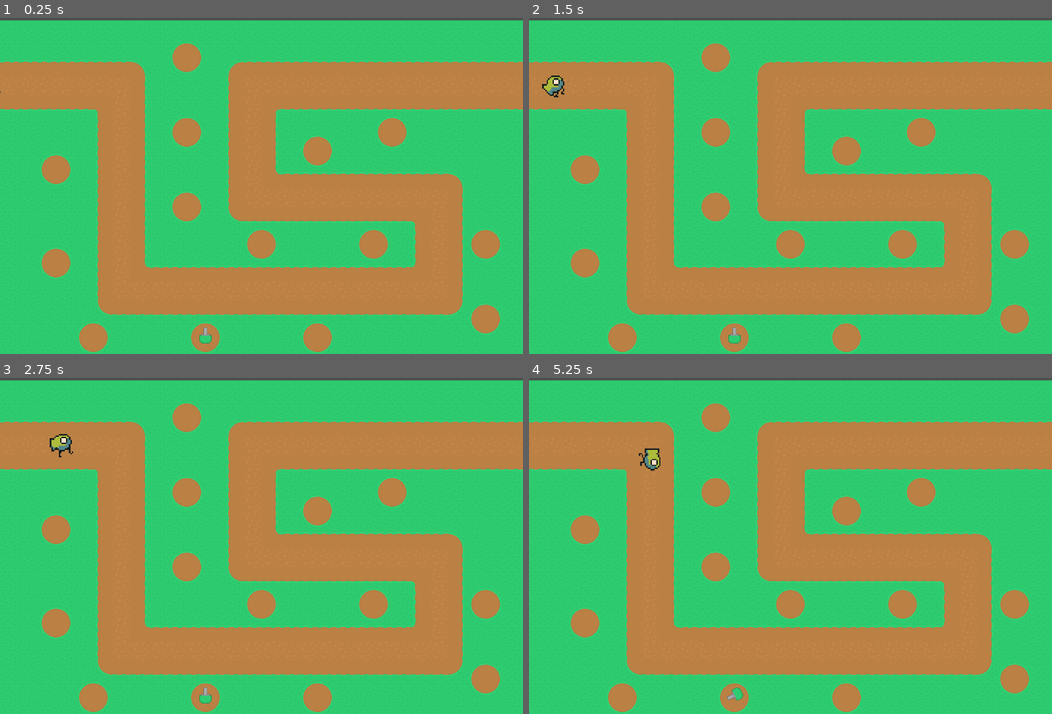
Above: before the commit, frames 1-4 (two rows, left to right).
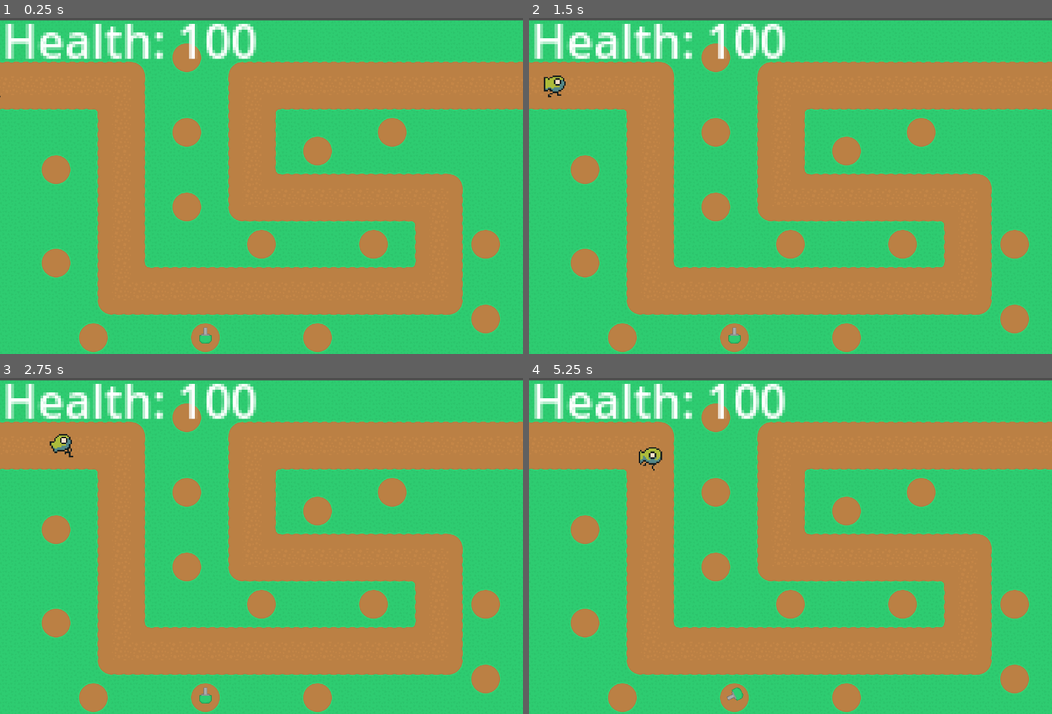
Above: after the commit, the same moments.

Repository: hucu314/towerdefense
Game: Godot game, scene res://Scenes/game.tscn
The game is run twice, just before and just after one commit, with the same random seed, the same clock (stepped at 60 frames per second) and the same inputs.
Inputs (mouse positions are in pixels of both pictures, inside the frame that each line leads up to):
- Up to frame 1 (0.25 s): no input
- Up to frame 2 (1.5 s): move the mouse to (905, 169) at 0.52 s; move the mouse to (685, 202) at 1.27 s
- Up to frame 3 (2.75 s): move the mouse to (313, 472) at 2.02 s
- Up to frame 4 (5.25 s): move the mouse to (764, 613) at 2.77 s; move the mouse to (947, 596) at 3.52 s; move the mouse to (633, 495) at 4.27 s; move the mouse to (816, 546) at 5.02 s

The runs differ from the first frame. In frame 1, 2.6% of the frame differs, in the area x 0-49%, y 1-24%; in frame 2, 2.7%; in frame 3, 2.6%; in frame 4, 2.8%, in the area x 1-49%, y 1-28%.

Commit message:
Fish Enemy
Finished making the fish enemy, it follows a path and deletes itself at the end. You lose 5 health when the fish reaches the end.

Diff:
--- /dev/null
+++ b/Scenes/endZone.gd
@@ -0,0 +1,11 @@
+extends Area2D
+
+
+# Called when the node enters the scene tree for the first time.
+func _ready():
+	pass # Replace with function body.
+
+
+# Called every frame. 'delta' is the elapsed time since the previous frame.
+func _process(delta):
+	pass
--- a/Scenes/fish_enemy.tscn
+++ b/Scenes/fish_enemy.tscn
@@ -1,25 +1,94 @@
-[gd_scene load_steps=8 format=3 uid="uid://hoa2vhex2e7x"]
+[gd_scene load_steps=20 format=3 uid="uid://hoa2vhex2e7x"]
 
 [ext_resource type="Texture2D" uid="uid://dkgj4vnghuxku" path="res://Assets/Monsters/Fish/SpriteSheet.png" id="1_lkb3x"]
 
 [sub_resource type="GDScript" id="GDScript_tmit3"]
 script/source = "extends PathFollow2D
 @onready var fish_enemy = $\".\"
-
+@onready var animated_sprite = $CharacterBody2D/AnimatedSprite2D
 @onready var path_follow : Path2D = $Path2D
 @export var speed = 100
-
+var last_position
 
 # Called when the node enters the scene tree for the first time.
 func _ready():
+	last_position = global_position
+	print(last_position)
 	pass # Replace with function body.
 
 
 # Called every frame. 'delta' is the elapsed time since the previous frame.
 func _process(delta):
+	var direction = dirAnimation(global_position-last_position)
+	print(direction)
+	last_position = global_position
 	fish_enemy.progress += speed*delta
+	print(fish_enemy.progress_ratio)
+	if self.progress_ratio >= .999:
+		variables.health -= 5
+		self.queue_free()
 	pass
+
+func dirAnimation(direction:Vector2):
+	if direction.x > 0 and direction.y == 0:
+		animated_sprite.set_animation('right')
+	if direction.x < 0 and direction.y == 0:
+		animated_sprite.set_animation('left')
+	if direction.x == 0 and direction.y > 0:
+		animated_sprite.set_animation('front')
+	if direction.x == 0 and direction.y < 0:
+		animated_sprite.set_animation('back')
+
+
 "
+
+[sub_resource type="AtlasTexture" id="AtlasTexture_uw2ot"]
+atlas = ExtResource("1_lkb3x")
+region = Rect2(16, 0, 16, 16)
+
+[sub_resource type="AtlasTexture" id="AtlasTexture_h6nho"]
+atlas = ExtResource("1_lkb3x")
+region = Rect2(16, 16, 16, 16)
+
+[sub_resource type="AtlasTexture" id="AtlasTexture_6oeby"]
+atlas = ExtResource("1_lkb3x")
+region = Rect2(16, 32, 16, 16)
+
+[sub_resource type="AtlasTexture" id="AtlasTexture_cj3jw"]
+atlas = ExtResource("1_lkb3x")
+region = Rect2(16, 48, 16, 16)
+
+[sub_resource type="AtlasTexture" id="AtlasTexture_6gyt5"]
+atlas = ExtResource("1_lkb3x")
+region = Rect2(0, 0, 16, 16)
+
+[sub_resource type="AtlasTexture" id="AtlasTexture_p5onh"]
+atlas = ExtResource("1_lkb3x")
+region = Rect2(0, 16, 16, 16)
+
+[sub_resource type="AtlasTexture" id="AtlasTexture_587ae"]
+atlas = ExtResource("1_lkb3x")
+region = Rect2(0, 32, 16, 16)
+
+[sub_resource type="AtlasTexture" id="AtlasTexture_vxqio"]
+atlas = ExtResource("1_lkb3x")
+region = Rect2(0, 48, 16, 16)
+
+[sub_resource type="AtlasTexture" id="AtlasTexture_dbvv3"]
+atlas = ExtResource("1_lkb3x")
+region = Rect2(32, 0, 16, 16)
+
+[sub_resource type="AtlasTexture" id="AtlasTexture_8loga"]
+atlas = ExtResource("1_lkb3x")
+region = Rect2(32, 16, 16, 16)
+
+[sub_resource type="AtlasTexture" id="AtlasTexture_rjrw2"]
+atlas = ExtResource("1_lkb3x")
+region = Rect2(32, 32, 16, 16)
+
+[sub_resource type="AtlasTexture" id="AtlasTexture_ufl63"]
+atlas = ExtResource("1_lkb3x")
+region = Rect2(32, 48, 16, 16)
 
 [sub_resource type="AtlasTexture" id="AtlasTexture_ewww4"]
 atlas = ExtResource("1_lkb3x")
@@ -41,6 +110,57 @@
 animations = [{
 "frames": [{
 "duration": 1.0,
+"texture": SubResource("AtlasTexture_uw2ot")
+}, {
+"duration": 1.0,
+"texture": SubResource("AtlasTexture_h6nho")
+}, {
+"duration": 1.0,
+"texture": SubResource("AtlasTexture_6oeby")
+}, {
+"duration": 1.0,
+"texture": SubResource("AtlasTexture_cj3jw")
+}],
+"loop": true,
+"name": &"back",
+"speed": 5.0
+}, {
+"frames": [{
+"duration": 1.0,
+"texture": SubResource("AtlasTexture_6gyt5")
+}, {
+"duration": 1.0,
+"texture": SubResource("AtlasTexture_p5onh")
+}, {
+"duration": 1.0,
+"texture": SubResource("AtlasTexture_587ae")
+}, {
+"duration": 1.0,
+"texture": SubResource("AtlasTexture_vxqio")
+}],
+"loop": true,
+"name": &"front",
+"speed": 5.0
+}, {
+"frames": [{
+"duration": 1.0,
+"texture": SubResource("AtlasTexture_dbvv3")
+}, {
+"duration": 1.0,
+"texture": SubResource("AtlasTexture_8loga")
+}, {
+"duration": 1.0,
+"texture": SubResource("AtlasTexture_rjrw2")
+}, {
+"duration": 1.0,
+"texture": SubResource("AtlasTexture_ufl63")
+}],
+"loop": true,
+"name": &"left",
+"speed": 5.0
+}, {
+"frames": [{
+"duration": 1.0,
 "texture": SubResource("AtlasTexture_ewww4")
 }, {
 "duration": 1.0,
@@ -58,6 +178,7 @@
 }]
 
 [node name="fishEnemy" type="PathFollow2D"]
+rotates = false
 script = SubResource("GDScript_tmit3")
 
 [node name="CharacterBody2D" type="CharacterBody2D" parent="."]
@@ -65,6 +186,7 @@
 [node name="AnimatedSprite2D" type="AnimatedSprite2D" parent="CharacterBody2D"]
 scale = Vector2(5, 5)
 sprite_frames = SubResource("SpriteFrames_wq1xs")
-animation = &"right"
+animation = &"left"
 autoplay = "right"
-frame_progress = 0.910795
+
+[node name="CollisionShape2D" type="CollisionShape2D" parent="CharacterBody2D"]
--- a/Scenes/game.gd
+++ b/Scenes/game.gd
@@ -1,6 +1,8 @@
 extends Node
 @onready var path_follow = $Enemies/Path2D
 @onready var timer = $Timer
+@onready var healthText = $health
+
 var fishEnemy = preload("res://Scenes/fish_enemy.tscn")
 # Called when the node enters the scene tree for the first time.
 func _ready():
@@ -12,8 +14,8 @@
 
 # Called every frame. 'delta' is the elapsed time since the previous frame.
 func _process(delta):
+	healthText.text = "Health: " + str(variables.health)
 	pass
-
 
 
 
--- a/Scenes/game.tscn
+++ b/Scenes/game.tscn
@@ -1,9 +1,13 @@
-[gd_scene load_steps=8 format=3 uid="uid://biirkyd2ix3qj"]
+[gd_scene load_steps=10 format=3 uid="uid://biirkyd2ix3qj"]
 
 [ext_resource type="Texture2D" uid="uid://c16r4bmmww23q" path="res://Assets/towerDefense_tilesheet.png" id="1_6lvkv"]
 [ext_resource type="Script" path="res://Scenes/game.gd" id="1_y7pxk"]
 [ext_resource type="PackedScene" uid="uid://bmsnjanrvqkwl" path="res://Scenes/green_turret.tscn" id="2_e4y0r"]
 [ext_resource type="Script" path="res://Scenes/Enemies.gd" id="3_r6x88"]
+[ext_resource type="Script" path="res://Scenes/variables.gd" id="5_ijupb"]
+
+[sub_resource type="RectangleShape2D" id="RectangleShape2D_26y0n"]
+size = Vector2(104, 168)
 
 [sub_resource type="TileSetAtlasSource" id="TileSetAtlasSource_2hwvp"]
 texture = ExtResource("1_6lvkv")
@@ -4378,6 +4382,12 @@
 [node name="game" type="Node"]
 script = ExtResource("1_y7pxk")
 
+[node name="endZone" type="Area2D" parent="."]
+
+[node name="CollisionShape2D" type="CollisionShape2D" parent="endZone"]
+position = Vector2(1012, -356)
+shape = SubResource("RectangleShape2D_26y0n")
+
 [node name="TileMap" type="TileMap" parent="."]
 tile_set = SubResource("TileSet_jaqls")
 format = 2
@@ -4399,4 +4409,15 @@
 
 [node name="Timer" type="Timer" parent="."]
 
+[node name="variables" type="Node" parent="."]
+script = ExtResource("5_ijupb")
+
+[node name="health" type="Label" parent="."]
+offset_left = -888.0
+offset_top = -624.0
+offset_right = -818.0
+offset_bottom = -601.0
+scale = Vector2(10, 10)
+text = "Health: X"
+
 [connection signal="timeout" from="Timer" to="." method="_on_timer_timeout"]
--- /dev/null
+++ b/Scenes/variables.gd
@@ -0,0 +1,11 @@
+extends Node
+var health = 100
+
+# Called when the node enters the scene tree for the first time.
+func _ready():
+	pass # Replace with function body.
+
+
+# Called every frame. 'delta' is the elapsed time since the previous frame.
+func _process(delta):
+	pass
--- a/project.godot
+++ b/project.godot
@@ -14,6 +14,10 @@
 run/main_scene="res://Scenes/game.tscn"
 config/features=PackedStringArray("4.2", "Forward Plus")
 
+[autoload]
+
+variables="*res://Scenes/variables.gd"
+
 [display]
 
 window/size/viewport_width=1344
Not shown, added: Scenes/fis7304.tmp
